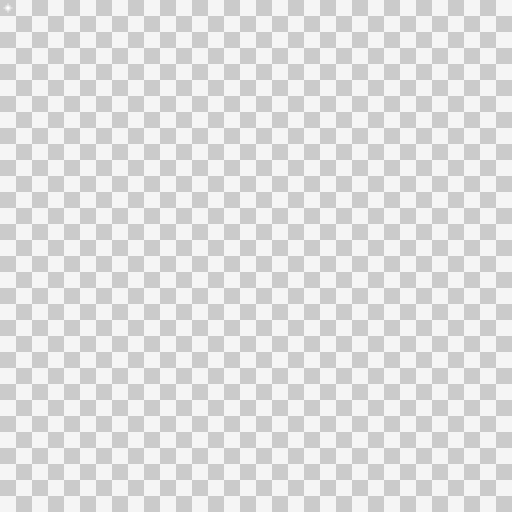
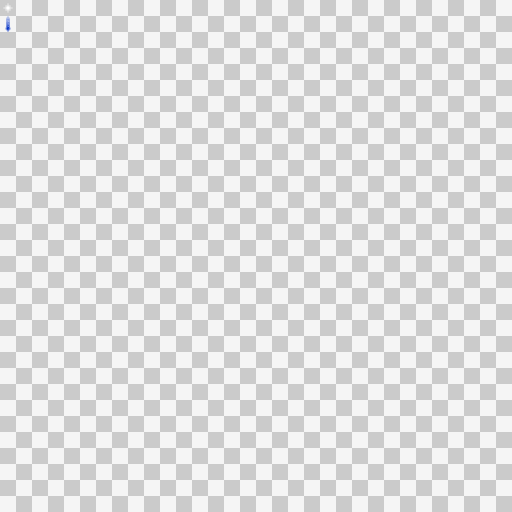
Layers edited between the first and the second (512, 512) image:
added layer "drop" above "star" over [5, 16, 11, 32]
